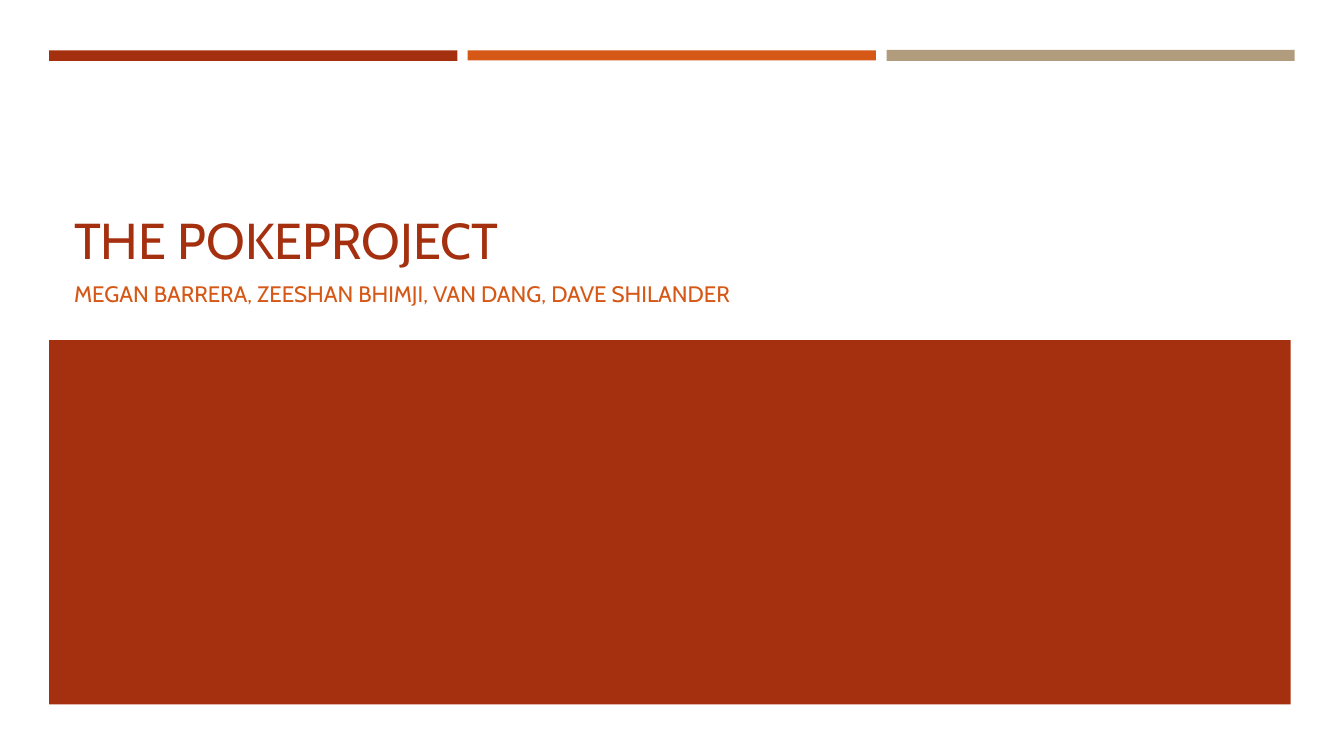
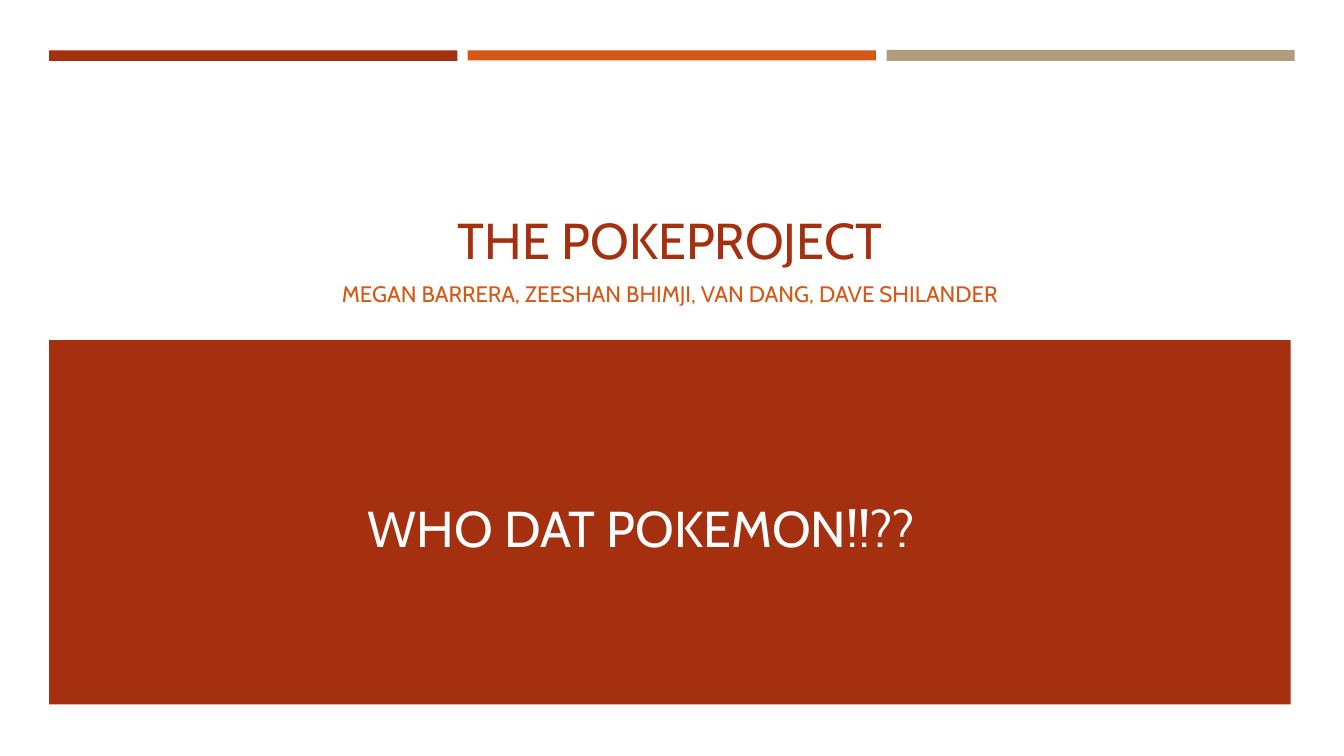
Before and after one commit to RaptorCentauri/Pokedex, a slide deck: slide 1 of The pokeproject.pptx. Drawn at 1344x756 pixels with LibreOffice and Linux fonts; fonts in the diff are those of the drawing. Boxes give left, top, right and bottom in pixels: in the first picture for what was removed or moved away, otherwise in the second. Text is boxed around its words. In the diff, an @@ line names an element or a change of style, - is before the commit and + after.

```diff
--- a/The pokeproject.pptx
+++ b/The pokeproject.pptx
@@ title "THE POKEPROJECT" at (x1=458, y1=223, x2=883, y2=268): alignment left to centre @@
@@ subtitle "MEGAN BARRERA, ZEESHAN BHIMJI, VAN ..." at (x1=342, y1=286, x2=997, y2=306): alignment left to centre @@
@@ text added at (x1=368, y1=509, x2=915, y2=548), 36 pt, text #FFFFFF @@
+WHO DAT POKEMON!!??
```
Also in this commit, not shown: 6 other slides changed, 1 slide added.
